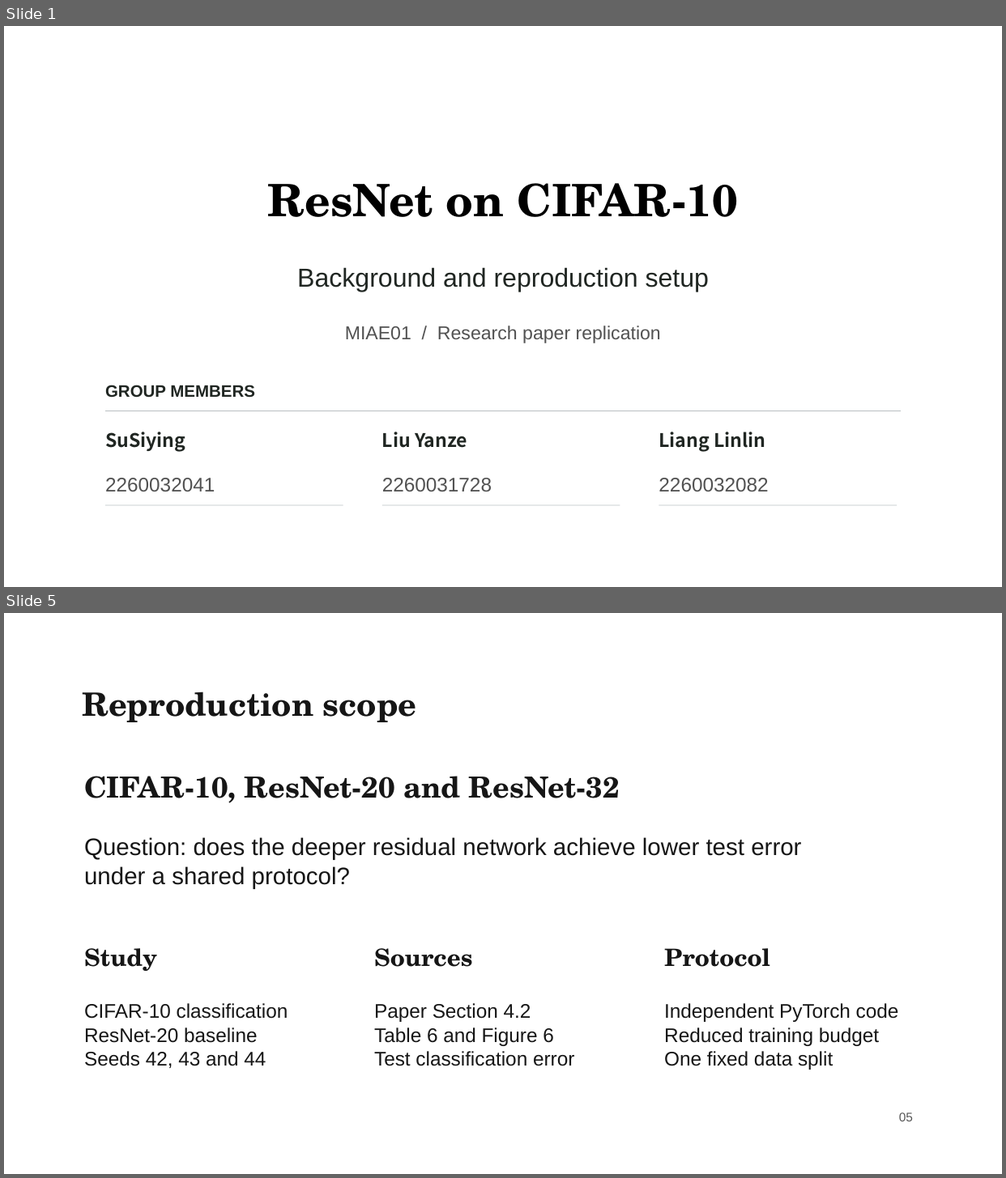
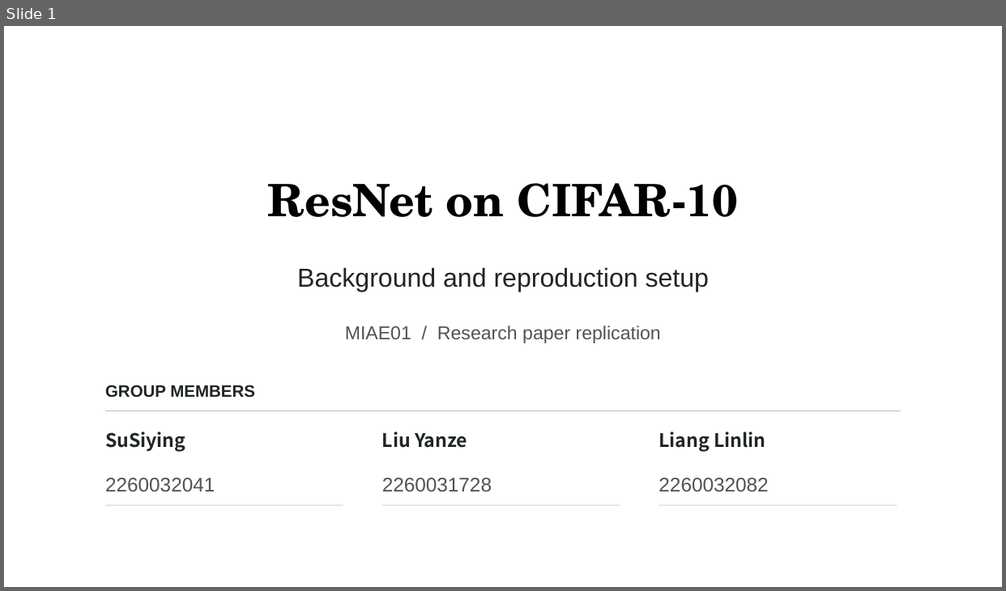
Before and after one commit to liuyanze910-svg/miae01-resnet-replication, a slide deck: docs/slides/week4_a_background_methods.pptx. Shown one above the other, each under a label of ours: slides 1 and 5 before the commit, slide 1 after it; the slides between them are not shown. The pictures are 1006x1178 and 1006x591 pixels, drawn with LibreOffice and Linux fonts; fonts in the diff are those of the drawing; background and template pictures are left out. Boxes give left, top, right and bottom in pixels: in the first picture for what was removed or moved away, otherwise in the second. Text is boxed around its words. In the diff, an @@ line names an element or a change of style, - is before the commit and + after.

```diff
--- a/docs/slides/week4_a_background_methods.pptx
+++ b/docs/slides/week4_a_background_methods.pptx
@@ slide 5 removed at (x1=4, y1=613, x2=1002, y2=1174), background picture (left out) @@
@@ text removed at (x1=82, y1=692, x2=417, y2=722) @@
-Reproduction scope
@@ text removed at (x1=84, y1=776, x2=620, y2=803) @@
-CIFAR-10, ResNet-20 and ResNet-32
@@ text removed at (x1=84, y1=837, x2=801, y2=889) @@
-Question: does the deeper residual network achieve lower test error
-under a shared protocol?
@@ text removed at (x1=84, y1=948, x2=157, y2=971) @@
-Study
@@ text removed at (x1=374, y1=948, x2=472, y2=967) @@
-Sources
@@ text removed at (x1=664, y1=948, x2=770, y2=967) @@
-Protocol
@@ text removed at (x1=84, y1=1003, x2=288, y2=1068) @@
-CIFAR-10 classification
-ResNet-20 baseline
-Seeds 42, 43 and 44
@@ text removed at (x1=374, y1=1003, x2=574, y2=1067) @@
-Paper Section 4.2
-Table 6 and Figure 6
-Test classification error
@@ text removed at (x1=664, y1=1003, x2=899, y2=1070) @@
-Independent PyTorch code
-Reduced training budget
-One fixed data split
@@ text removed at (x1=899, y1=1113, x2=913, y2=1122) @@
-05
```
Also in this commit, not shown: 7 slides changed, 7 other slides removed, 3 other files.
